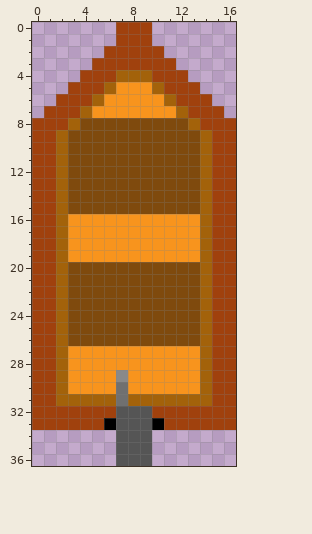
Edited in one commit: pixel-art sprite (Boat_Game/sprites/spr_houte_bootje/layers/a86934d4-7fb7-464f-a64a-a97005422610/e033ab6f-13ca-4a61-bb0f-3db688fdf1b0.png). That is the earlier state.
The file is 17x37 pixels.
And afterwards:
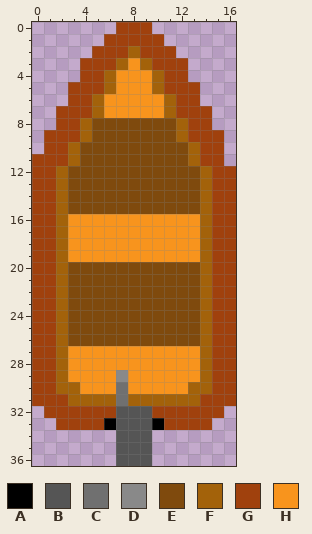
Palette (. is transparent): A #000000  B #555555  C #707070  D #898989  E #7f4a0d  F #a3620a  G #a0410d  H #f8941d
The exact change:
y 1: x 6 . -> G; x 10 . -> G
y 2: x 5 . -> G; x 8 G -> F; x 11 . -> G
y 3: x 4 . -> G; x 7..9 GGG -> FHF; x 12 . -> G
y 4: x 6..10 GFFFG -> FHHHF
y 6: x 2 G -> .; x 14 G -> .
y 7: x 1 G -> .; x 4..5 FH -> GF; x 11..12 HF -> FG; x 15 G -> .
y 8: x 0..1 GG -> ..; x 3..4 FE -> GF; x 12..13 EF -> FG; x 15..16 GG -> ..
y 9: x 0 G -> .; x 2..4 FEE -> GGF; x 12..14 EEF -> FGG; x 16 G -> .
y 10: x 0 G -> .; x 2..3 FE -> GF; x 13..14 EF -> FG; x 16 G -> .
y 11: x 2..3 FE -> GF; x 13..14 EF -> FG; x 16 G -> .
y 30: x 3 H -> F; x 13 H -> F
y 31: x 2 F -> G; x 14 F -> G
y 32: x 0 G -> .; x 16 G -> .
y 33: x 0..1 GG -> ..; x 15..16 GG -> ..
